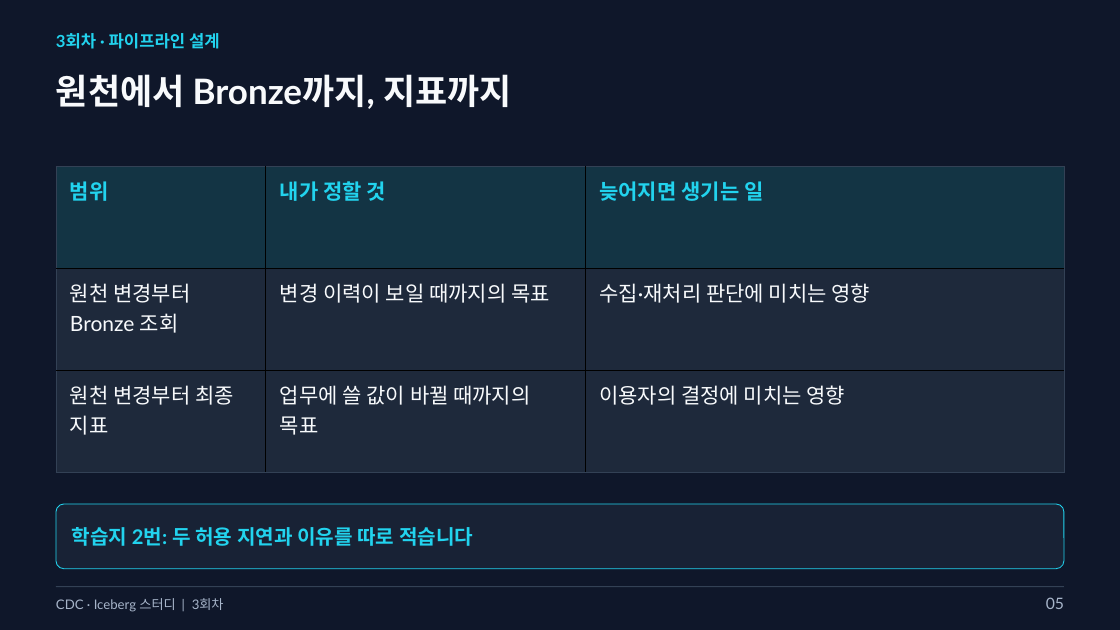
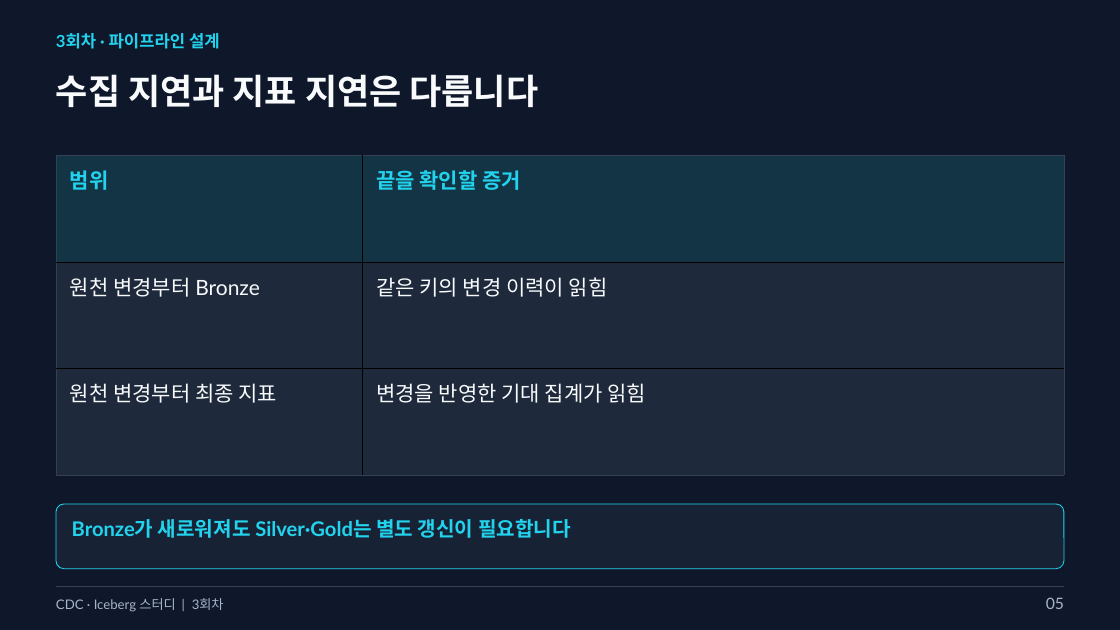
Before and after one commit to kim-dabin/cdc-lakehouse-study, a slide deck: slide 5 of labs/session03/slides/03-session03.pptx. Drawn at 1120x630 pixels with LibreOffice and Linux fonts; fonts in the diff are those of the drawing. Boxes give left, top, right and bottom in pixels: in the first picture for what was removed or moved away, otherwise in the second. Text is boxed around its words. In the diff, an @@ line names an element or a change of style, - is before the commit and + after.

```diff
--- a/labs/session03/slides/03-session03.pptx
+++ b/labs/session03/slides/03-session03.pptx
@@ text at <box>56,74,539,107</box>: text changed @@
-원천에서 Bronze까지, 지표까지
+수집 지연과 지표 지연은 다릅니다
@@ table at <box>56,155,1065,475</box> @@
-column 1: 범위 | 원천 변경부터 Bronze 조회 | 원천 변경부터 최종 지표
-column 2: 내가 정할 것 | 변경 이력이 보일 때까지의 목표 | 업무에 쓸 값이 바뀔 때까지의 목표
-column 3: 늦어지면 생기는 일 | 수집·재처리 판단에 미치는 영향 | 이용자의 결정에 미치는 영향
+column 1: 범위 | 원천 변경부터 Bronze | 원천 변경부터 최종 지표
+column 2: 끝을 확인할 증거 | 같은 키의 변경 이력이 읽힘 | 변경을 반영한 기대 집계가 읽힘
@@ table: place and size @@
-table at <box>56,166,1065,473</box>
+table at <box>56,155,1065,475</box>
@@ text "Bronze가 새로워져도 Silver·Gold는 별도 갱신이 ..." at <box>72,519,571,538</box>: vertical alignment middle to top @@
@@ text at <box>72,519,571,538</box>: text changed @@
-학습지 2번: 두 허용 지연과 이유를 따로 적습니다
+Bronze가 새로워져도 Silver·Gold는 별도 갱신이 필요합니다
```
Also in this commit, not shown: 12 other slides changed, 39 slides added, 10 slides removed, 8 other files.
